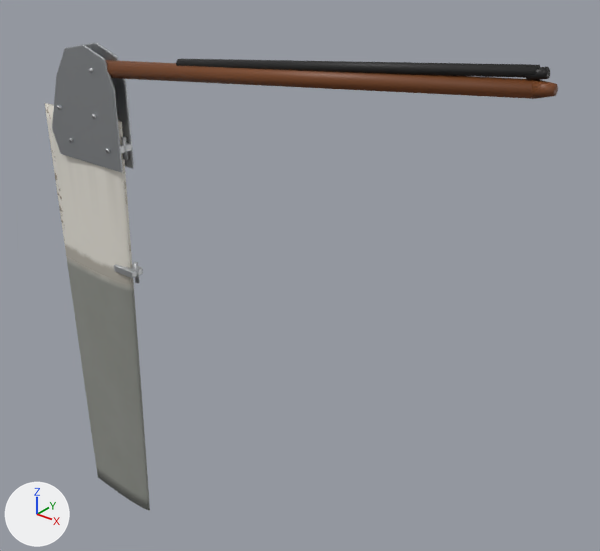
Two versions of the FBX model Inputs/j22-hero/fbx/SM_J22H_Rudder.fbx, one commit apart.
Camera for both pictures: a camera (50 mm lens) standing at (1.97, -1.58, 1.23) and looking at (0.56, 0.17, 0.14). The axes (+X, +Y, +Z) are drawn at lower left. The lights are the same throughout. The picture after the commit comes second. Where no turn or scale is listed for an object, it has been applied to the vertices.

In view in the first picture: 'SM_J22H_Rudder'.
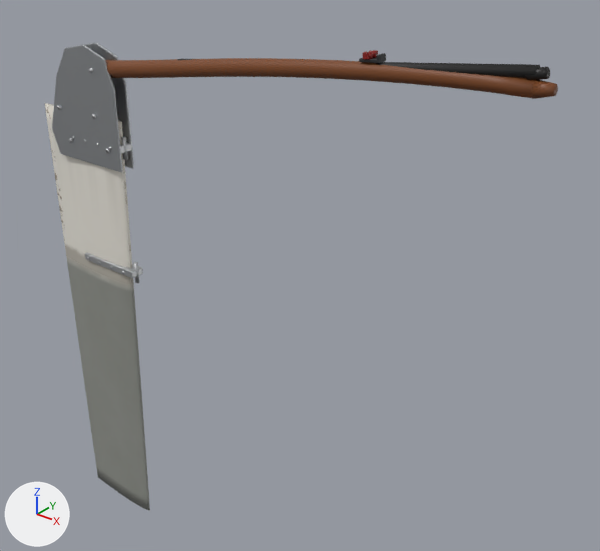
Changed parts and their boxes (x1, y1, x2, y2) in the pictures (600 x 551 px; the box of a moved part takes in the faces that stretch with it):
```json
{"part": 1, "of": "me_sm_j22h_rudder_001", "change": "added", "after": [359, 57, 386, 63]}
{"part": 2, "of": "me_sm_j22h_rudder_001", "change": "added", "after": [377, 53, 386, 60]}
{"part": 3, "of": "me_sm_j22h_rudder_001", "change": "built on", "after": [106, 50, 536, 146]}
{"part": 4, "of": "me_sm_j22h_rudder_001", "change": "moved or reshaped", "before": [114, 264, 141, 278], "after": [85, 252, 141, 278]}
```

Scene script edits in JSON lines:
```json
{"op": "add", "block": "mat_redplastic", "code": ["mat_redplastic = principled_material('RedPlastic')", "mat_redplastic.base_color = (0.27, 0.011, 0.00857)  # red #8e1b17", "mat_redplastic.roughness = 0.4"]}
{"op": "add", "block": "mat_cambase", "code": ["mat_cambase = principled_material('CamBase')", "mat_cambase.base_color = (0.0232, 0.0242, 0.0262)  # black #2a2b2d"]}
{"block": "me_sm_j22h_rudder_001", "where": "# used by ob_sm_j22h_rudder; location = (0.0, 0.0, 0.0)"}
{"op": "remove", "block": "me_sm_j22h_rudder_001", "code": "me_sm_j22h_rudder_001.from_pydata(...)  # 1664 vertices, 1470 faces; spans x -0.37..1.34, y -0.04..0.04, z -0.98..0.89"}
{"op": "add", "block": "me_sm_j22h_rudder_001", "code": "me_sm_j22h_rudder_001.from_pydata(...)  # 2596 vertices, 2246 faces; spans x -0.37..1.34, y -0.04..0.04, z -0.98..0.89"}
{"block": "me_sm_j22h_rudder_001", "change": "me_sm_j22h_rudder_001 part 1: the loose piece of 96 vertices spanning x -0.07..0.02, y -0.02..0.02, z 0.46..0.48 is copied, and the copy is scaled about its middle by (0.607, 0.622, 0.284), then moved by (0.93, 0.0, 0.38), in mat_cambase (black #2a2b2d); it spans x 0.88..0.94, y -0.02..0.01, z 0.84..0.85"}
{"block": "me_sm_j22h_rudder_001", "change": "me_sm_j22h_rudder_001 part 2: the loose piece of 96 vertices spanning x -0.07..0.02, y -0.02..0.02, z 0.46..0.48 is copied, and the copy is scaled about its middle by (0.0777, 0.509, 0.425), then moved by (0.96, 0.0, 0.39), in mat_cambase (black #2a2b2d); it spans x 0.93..0.94, y -0.01..0.01, z 0.85..0.86"}
{"block": "me_sm_j22h_rudder_001", "change": "me_sm_j22h_rudder_001 part 3: 48 vertices moved from x -0.07, y -0.02..0.02, z 0.46..0.48 to x -0.22, y -0.02..0.02, z 0.46..0.48; 508 vertices added at x 0.02..1.2, y -0.03..0.03, z 0.69..0.87"}
{"block": "me_sm_j22h_rudder_001", "change": "me_sm_j22h_rudder_001 part 4: 48 vertices moved from x -0.07, y -0.02..0.02, z 0.04..0.06 to x -0.22, y -0.02..0.02, z 0.04..0.06"}
{"block": "me_sm_j22h_rudder_001", "change": "other edits to the shape of me_sm_j22h_rudder_001 do not show in these pictures"}
{"op": "add", "block": "me_sm_j22h_rudder_001", "code": "me_sm_j22h_rudder_001.materials.append(mat_cambase)  # black #2a2b2d"}
{"op": "add", "block": "me_sm_j22h_rudder_001", "code": "me_sm_j22h_rudder_001.materials.append(mat_redplastic)  # red #8e1b17"}
```
